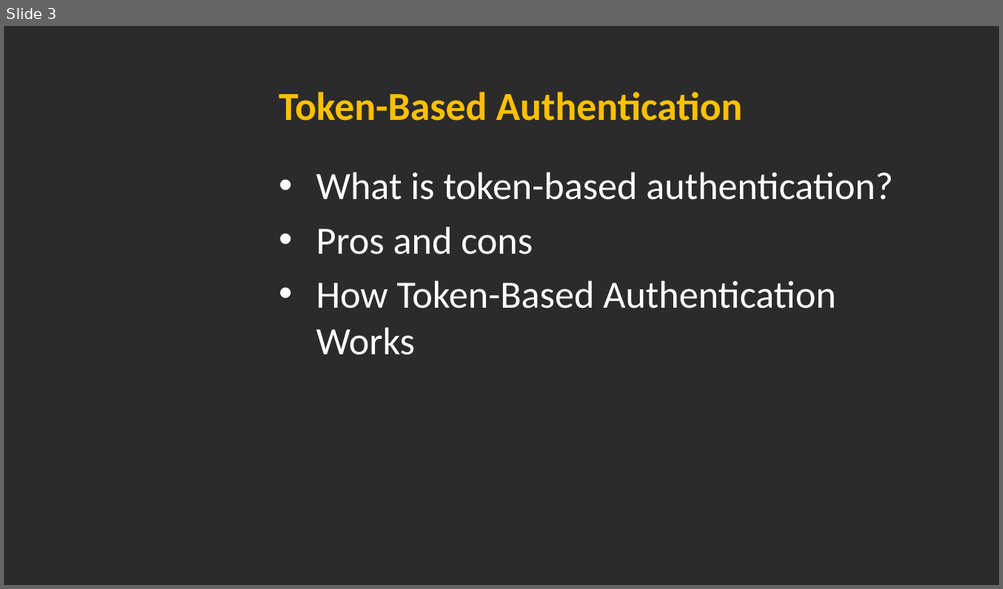
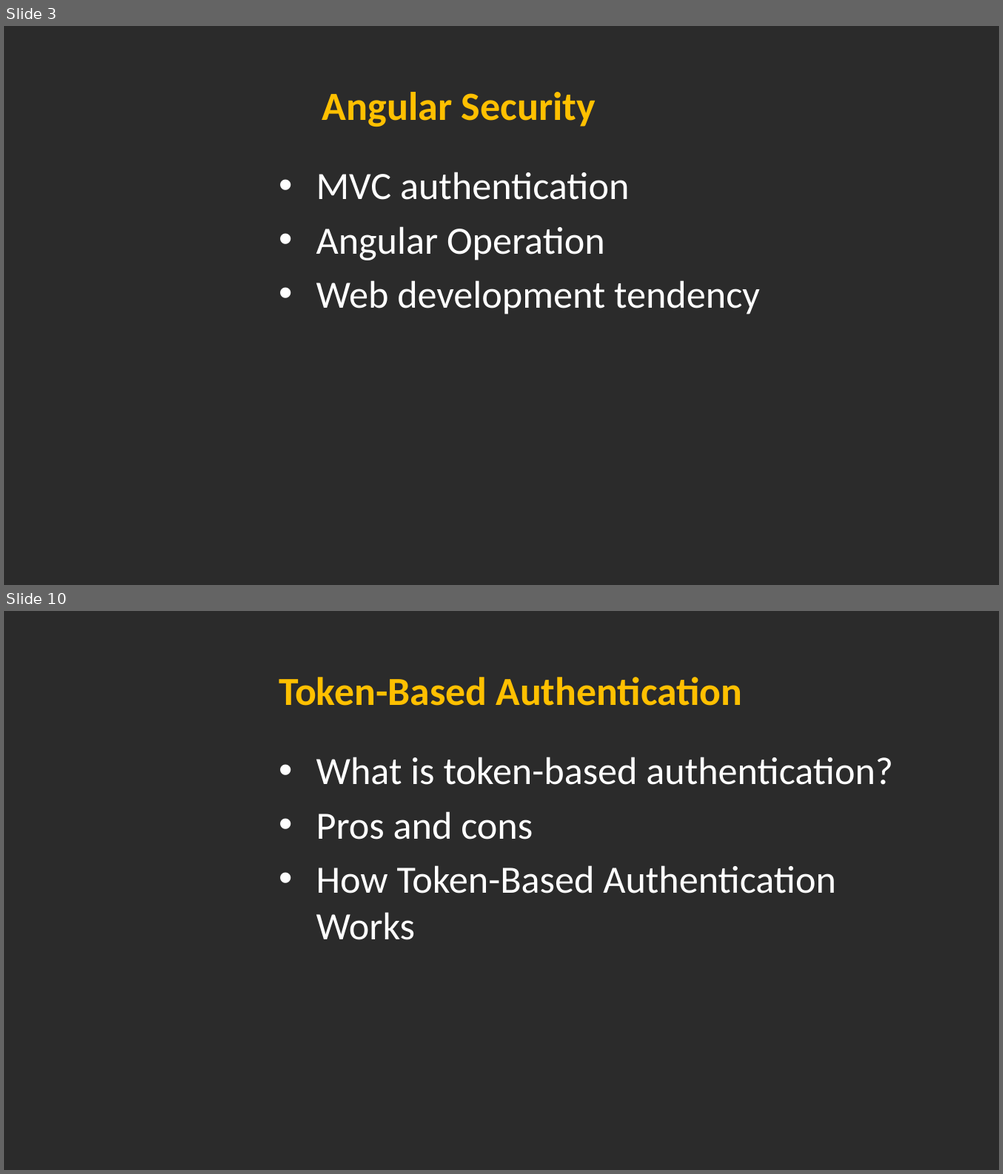
Before and after one commit to hoangmyit/Angular-NetCoreAuthenticationWithJWT, a slide deck: 1. Documents/AngularAuthenticationAndAuthorization.pptx. Shown one above the other, each under a label of ours: slide 3 before the commit, slides 3 and 10 after it; the slides between them are not shown. The pictures are 1003x589 and 1003x1174 pixels, drawn with LibreOffice and Linux fonts; fonts in the diff are those of the drawing; background and template pictures are left out; a plain dark background stands for a picture behind light text. Boxes give left, top, right and bottom in pixels: in the first picture for what was removed or moved away, otherwise in the second. Text is boxed around its words. In the diff, an @@ line names an element or a change of style, - is before the commit and + after.

```diff
--- a/1. Documents/AngularAuthenticationAndAuthorization.pptx
+++ b/1. Documents/AngularAuthenticationAndAuthorization.pptx
@@ slide 3 added at box(4, 26, 999, 585), background picture (left out) @@
@@ title added at box(322, 92, 595, 127), 29 pt, text #FFC000, bold @@
+  Angular Security
@@ text added at box(316, 172, 760, 315), 28 pt, text #FFFFFF @@
+• MVC authentication
+• Angular Operation
+• Web development tendency
@@ what was slide 3 is now slide 10 @@
```
Also in this commit, not shown: 15 slides changed, 6 other slides added.
